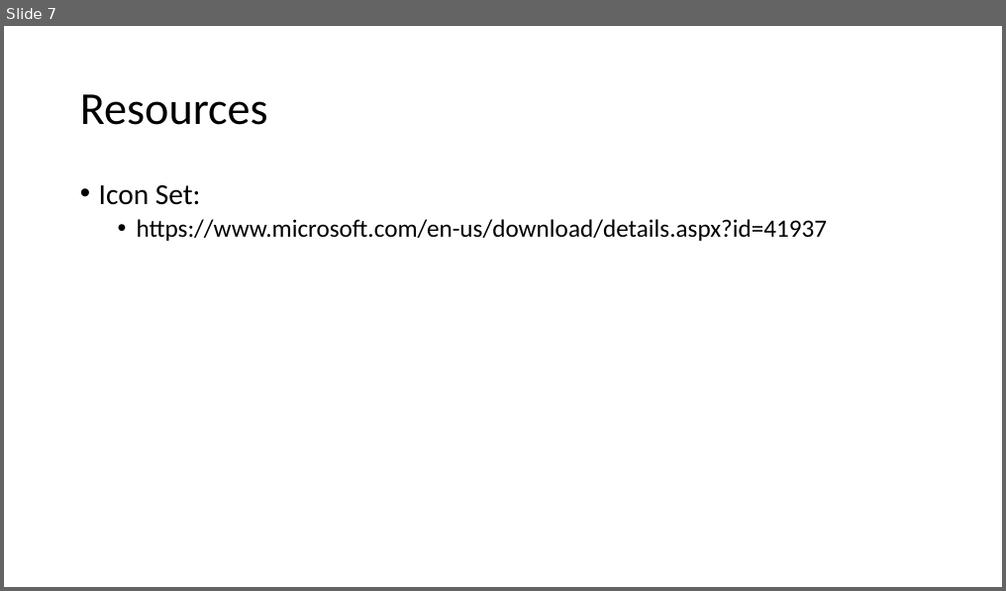
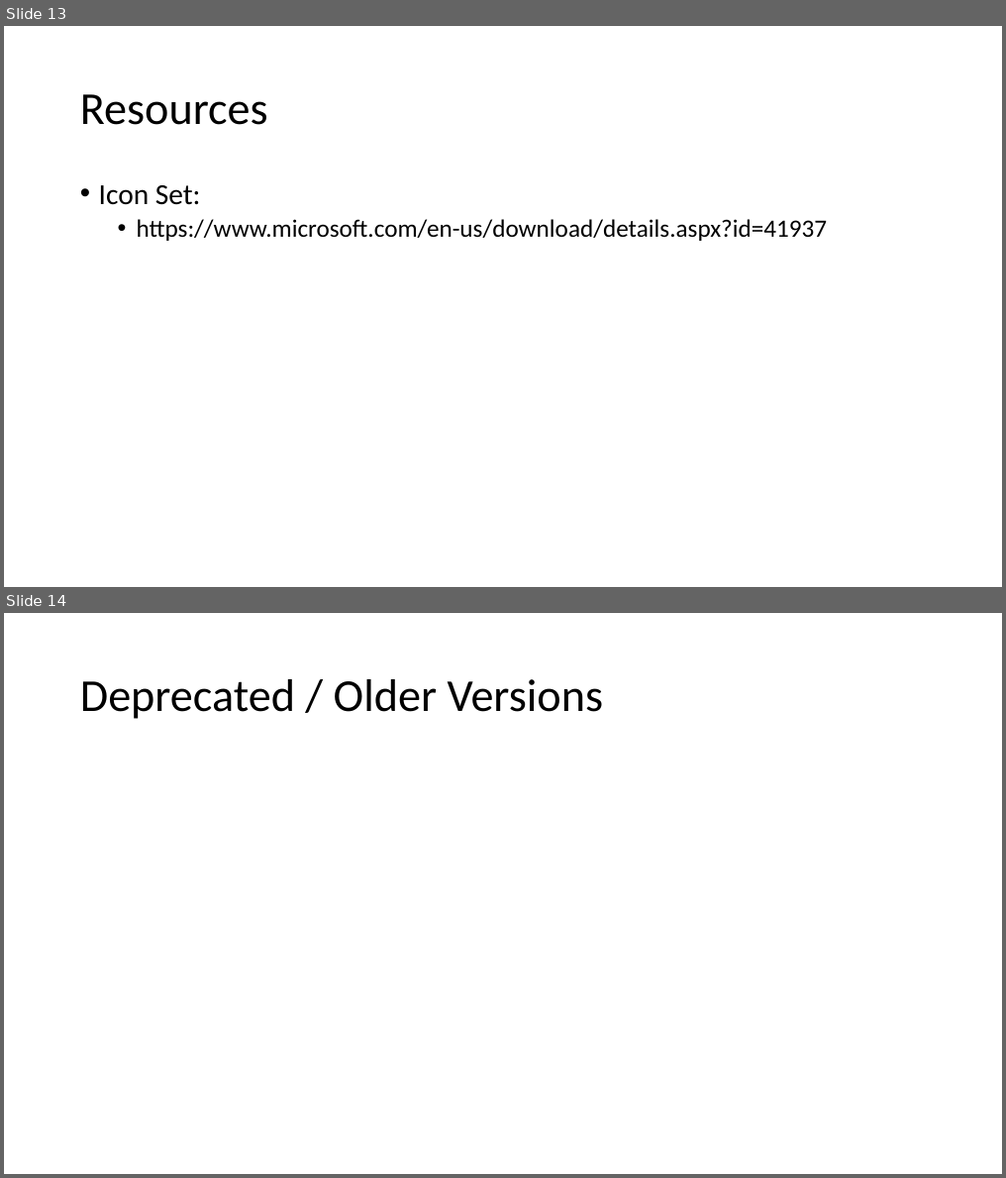
Before and after one commit to primesoft-group/oneoffixx-docs, a slide deck: assets/content-files/Schemas.pptx. Shown one above the other, each under a label of ours: slide 7 before the commit, slides 13 and 14 after it. The pictures are 1006x591 and 1006x1178 pixels, drawn with LibreOffice and Linux fonts; fonts in the diff are those of the drawing. Boxes give left, top, right and bottom in pixels: in the first picture for what was removed or moved away, otherwise in the second. Text is boxed around its words. In the diff, an @@ line names an element or a change of style, - is before the commit and + after.

```diff
--- a/assets/content-files/Schemas.pptx
+++ b/assets/content-files/Schemas.pptx
@@ slide 14 added at [4, 613, 1002, 1174], background #FFFFFF @@
@@ title added at [80, 679, 604, 719], 44 pt, text #000000 @@
+Deprecated / Older Versions
@@ what was slide 7 is now slide 13 @@
```
Also in this commit, not shown: 1 slide changed, 7 other slides added.
